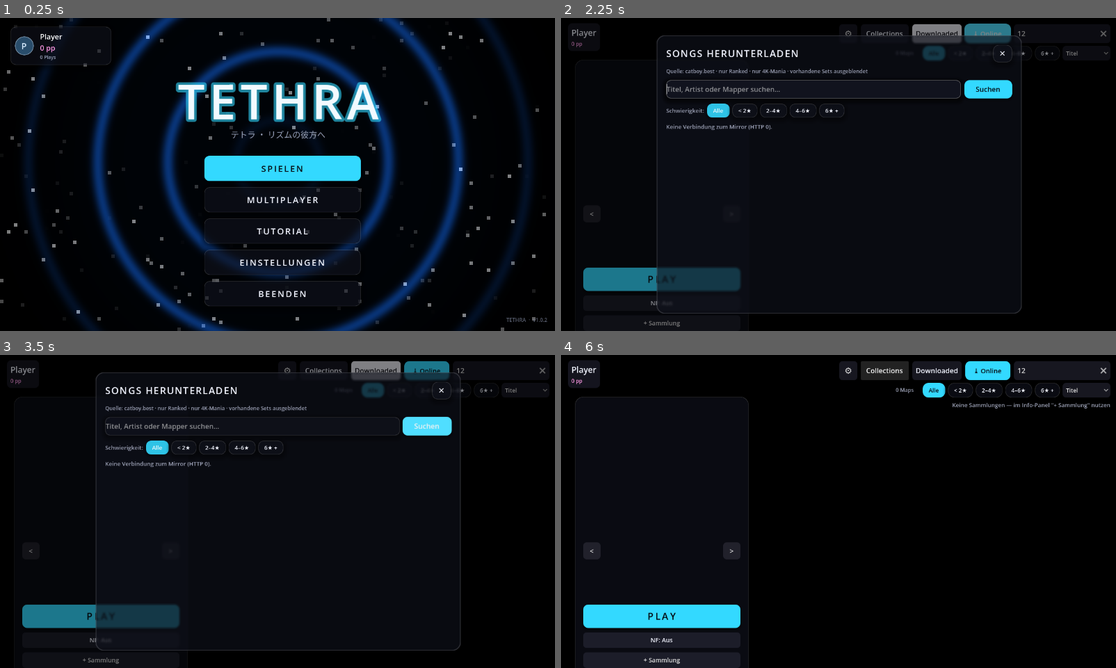
Above: before the commit, frames 1-4 (two rows, left to right).
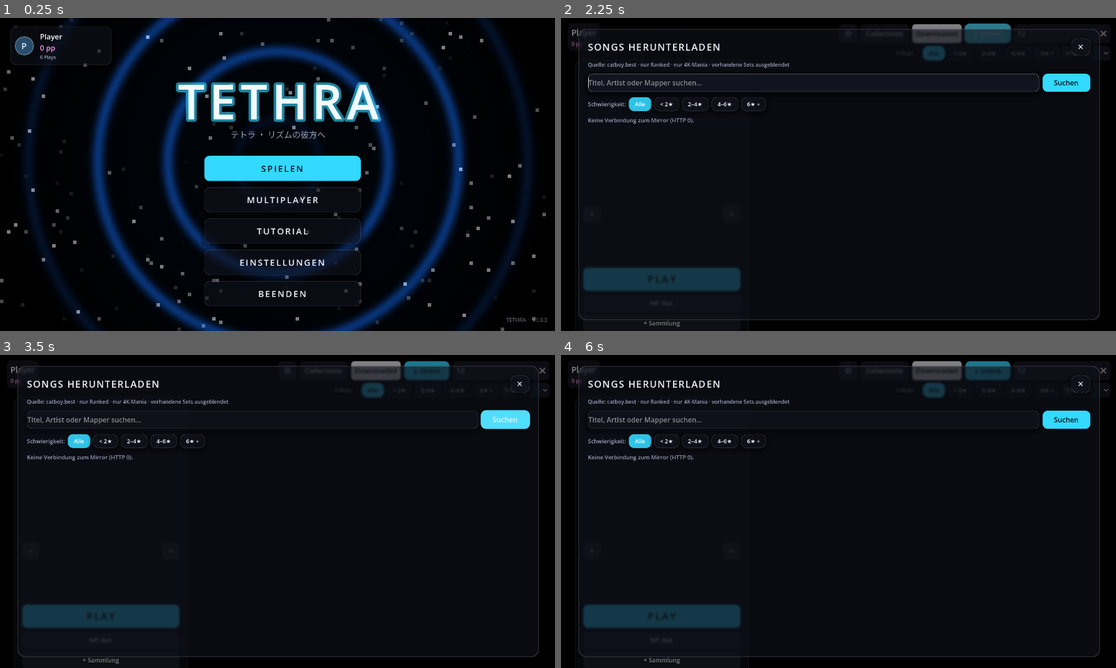
Above: after the commit, the same moments.

Repository: Vyrenbusiness-source/TETHRA
Game: Godot game, scene res://scenes/main_menu.tscn
The game is run twice, just before and just after one commit, with the same random seed, the same clock (stepped at 60 frames per second) and the same inputs.
Inputs (mouse positions are in pixels of both pictures, inside the frame that each line leads up to):
- Up to frame 1 (0.25 s): no input
- Up to frame 2 (2.25 s): click "SPIELEN" at 0.5 s; click (1060, 33) at 1.27 s; type "12" at 1.35 s; click "⤓ Online" at 2 s
- Up to frame 3 (3.5 s): click "Suchen" at 2.75 s
- Up to frame 4 (6 s): click "PLAY" at 3.5 s; click "PLAY" at 4.25 s; click "⚙" at 5 s; click "Collections" at 5.75 s

The runs differ from the first frame. In frame 1, less than 0.1% of the frame differs, in the area x 98-99%, y 96-98%; in frame 2, 6.5%; in frame 3, 6.0%; in frame 4, 6.5%, in the area x 1-99%, y 2-99%.

Commit message:
v1.0.3: Online-Browser laedt automatisch nach (nur-3-Songs-Bug), Panel groesser, Karten-Politur
Co-Authored-By: Claude Fable 5 <noreply@anthropic.com>

Diff:
--- a/scripts/net/updater.gd
+++ b/scripts/net/updater.gd
@@ -9,7 +9,7 @@
 ## Release-Ablauf (Entwickler): CURRENT_VERSION hochzaehlen, PCK bauen,
 ## `gh release create vX.Y.Z release/TETHRA.pck` — fertig.
 
-const CURRENT_VERSION := "1.0.2"
+const CURRENT_VERSION := "1.0.3"
 const REPO := "Vyrenbusiness-source/TETHRA"
 const API_LATEST := "https://api.github.com/repos/" + REPO + "/releases/latest"
 const HEADERS := ["User-Agent: TETHRA-Updater", "Accept: application/vnd.github+json"]
--- a/scripts/song_select.gd
+++ b/scripts/song_select.gd
@@ -94,6 +94,9 @@
 var _dl_offset := 0
 var _dl_end_reached := false
 var _dl_loading_more := false
+## Automatisch nachgeladene Seiten seit letzter Suche/Filterwahl (Kappung,
+## damit ein sehr restriktiver Filter nicht endlos Seiten zieht).
+var _dl_auto_pages := 0
 
 
 func _ready() -> void:
@@ -133,8 +136,33 @@
 		push_warning("--mania: keine 4K-Diff gefunden")
 	elif OS.get_cmdline_args().has("--autoplay"):
 		_on_play_pressed.call_deferred()
+	elif OS.get_cmdline_args().has("--shot-dl"):
+		# Harness: Online-Panel oeffnen, restriktiven Sternfilter setzen und
+		# nach dem Auto-Nachladen Kartenzahl + Screenshot festhalten.
+		_open_download_panel.call_deferred()
+		_shot_dl_after.call_deferred()
 	elif OS.get_cmdline_args().has("--shot"):
 		_capture_screenshot_and_quit()
+
+
+func _shot_dl_after() -> void:
+	await get_tree().create_timer(2.0).timeout
+	if _dl_overlay == null:
+		get_tree().quit(1)
+		return
+	_dl_star_filter = 3
+	_dl_auto_pages = 0
+	_render_dl_results()
+	await get_tree().create_timer(8.0).timeout
+	print("DL-KARTEN: %d (auto_pages=%d, end=%s)" % [
+		_dl_rows.size(), _dl_auto_pages, _dl_end_reached])
+	await RenderingServer.frame_post_draw
+	if is_inside_tree():
+		var img := get_viewport().get_texture().get_image()
+		var path := "C:/Users/Gexanx/AppData/Local/Temp/claude/c--Users-Gexanx-Desktop-rhyg/b9d5e593-aabc-4b4b-a882-a5835e187db3/scratchpad/dl_panel.png"
+		img.save_png(path)
+		print("SHOT gespeichert: " + path)
+	get_tree().quit(0)
 
 
 func _capture_screenshot_and_quit() -> void:
@@ -1108,10 +1136,10 @@
 	panel.anchor_top = 0.5
 	panel.anchor_right = 0.5
 	panel.anchor_bottom = 0.5
-	panel.offset_left = -420
-	panel.offset_right = 420
-	panel.offset_top = -320
-	panel.offset_bottom = 320
+	panel.offset_left = -600
+	panel.offset_right = 600
+	panel.offset_top = -335
+	panel.offset_bottom = 335
 	_dl_overlay.add_child(panel)
 
 	var vb := VBoxContainer.new()
@@ -1182,6 +1210,7 @@
 		UiTheme.style_button(chip, fi == _dl_star_filter)
 		chip.pressed.connect(func():
 			_dl_star_filter = fi
+			_dl_auto_pages = 0
 			_render_dl_results())
 		filter_row.add_child(chip)
 
@@ -1228,6 +1257,7 @@
 	_dl_query = q
 	_dl_offset = 0
 	_dl_end_reached = false
+	_dl_auto_pages = 0
 	_dl_loading_more = true
 	_dl_status.text = ("Suche \"%s\"…" % q) if q != "" else "Lade Vorschläge…"
 	for c in _dl_results_box.get_children():
@@ -1275,6 +1305,22 @@
 		_dl_results_box.add_child(_make_online_card(r))
 	_dl_status.text = "%d Sets geladen%s" % [_dl_rows.size(),
 		"  ·  Ende der Liste" if _dl_end_reached else " — weiter scrollen fuer mehr"]
+	_maybe_load_more()
+
+
+## Zu wenige sichtbare Karten (Filter/Besitz frisst viel raus)? Dann sofort
+## weitere Server-Seiten holen — sonst gibt es keinen Scrollbalken und das
+## unendliche Scrollen kaeme nie in Gang ("nur 3 Songs"-Bug).
+func _maybe_load_more() -> void:
+	if _dl_loading_more or _dl_end_reached or _dl_overlay == null:
+		return
+	if _dl_rows.size() >= 16 or _dl_auto_pages >= 8:
+		return
+	_dl_auto_pages += 1
+	_dl_loading_more = true
+	_dl_offset += 50
+	_dl_status.text = "%d Sets  ·  lade mehr passende…" % _dl_rows.size()
+	_mirror.search(_dl_query, _dl_offset)
 
 
 ## Am Listenende angekommen -> naechste Server-Seite anfordern.
@@ -1323,15 +1369,17 @@
 		if _dl_last_results.is_empty():
 			_dl_status.text = "Keine Ergebnisse."
 		elif _dl_star_filter != 0:
-			_dl_status.text = "Nichts im Bereich %s — Filter anpassen." % STAR_FILTERS[_dl_star_filter][0]
+			_dl_status.text = "Suche Sets im Bereich %s…" % STAR_FILTERS[_dl_star_filter][0]
 		else:
-			_dl_status.text = "Keine neuen Ergebnisse (alles schon in deiner Bibliothek)."
+			_dl_status.text = "Suche neue Sets…"
+		_maybe_load_more()
 		return
 	var hidden := _dl_last_results.size() - fresh.size()
 	var hidden_txt := ("  ·  %d ausgeblendet" % hidden) if hidden > 0 else ""
 	_dl_status.text = "%d neue 4K-Sets%s" % [fresh.size(), hidden_txt]
 	for r in fresh:
 		_dl_results_box.add_child(_make_online_card(r))
+	_maybe_load_more()
 
 
 ## Set-IDs aller lokalen .osz (fuehrende Zahl im Dateinamen oder mirror_<id>).
@@ -1358,7 +1406,7 @@
 func _make_online_card(r: Dictionary) -> Control:
 	var set_id: int = r.id
 	var card := Button.new()
-	card.custom_minimum_size = Vector2(0, 88)
+	card.custom_minimum_size = Vector2(0, 96)
 	card.size_flags_horizontal = Control.SIZE_EXPAND_FILL
 	card.clip_contents = true
 	var accent := _star_color(r.stars)
@@ -1379,7 +1427,7 @@
 	card.add_child(hb)
 
 	var thumb := TextureRect.new()
-	thumb.custom_minimum_size = Vector2(116, 66)
+	thumb.custom_minimum_size = Vector2(136, 76)
 	thumb.expand_mode = TextureRect.EXPAND_IGNORE_SIZE
 	thumb.stretch_mode = TextureRect.STRETCH_KEEP_ASPECT_COVERED
 	thumb.size_flags_vertical = Control.SIZE_SHRINK_CENTER
@@ -1394,7 +1442,7 @@
 	hb.add_child(vb)
 	var t := Label.new()
 	t.text = "%s — %s" % [str(r.artist), str(r.title)]
-	t.add_theme_font_size_override("font_size", 16)
+	t.add_theme_font_size_override("font_size", 17)
 	t.add_theme_color_override("font_color", COL_TEXT)
 	t.text_overrun_behavior = TextServer.OVERRUN_TRIM_ELLIPSIS
 	t.mouse_filter = Control.MOUSE_FILTER_IGNORE
